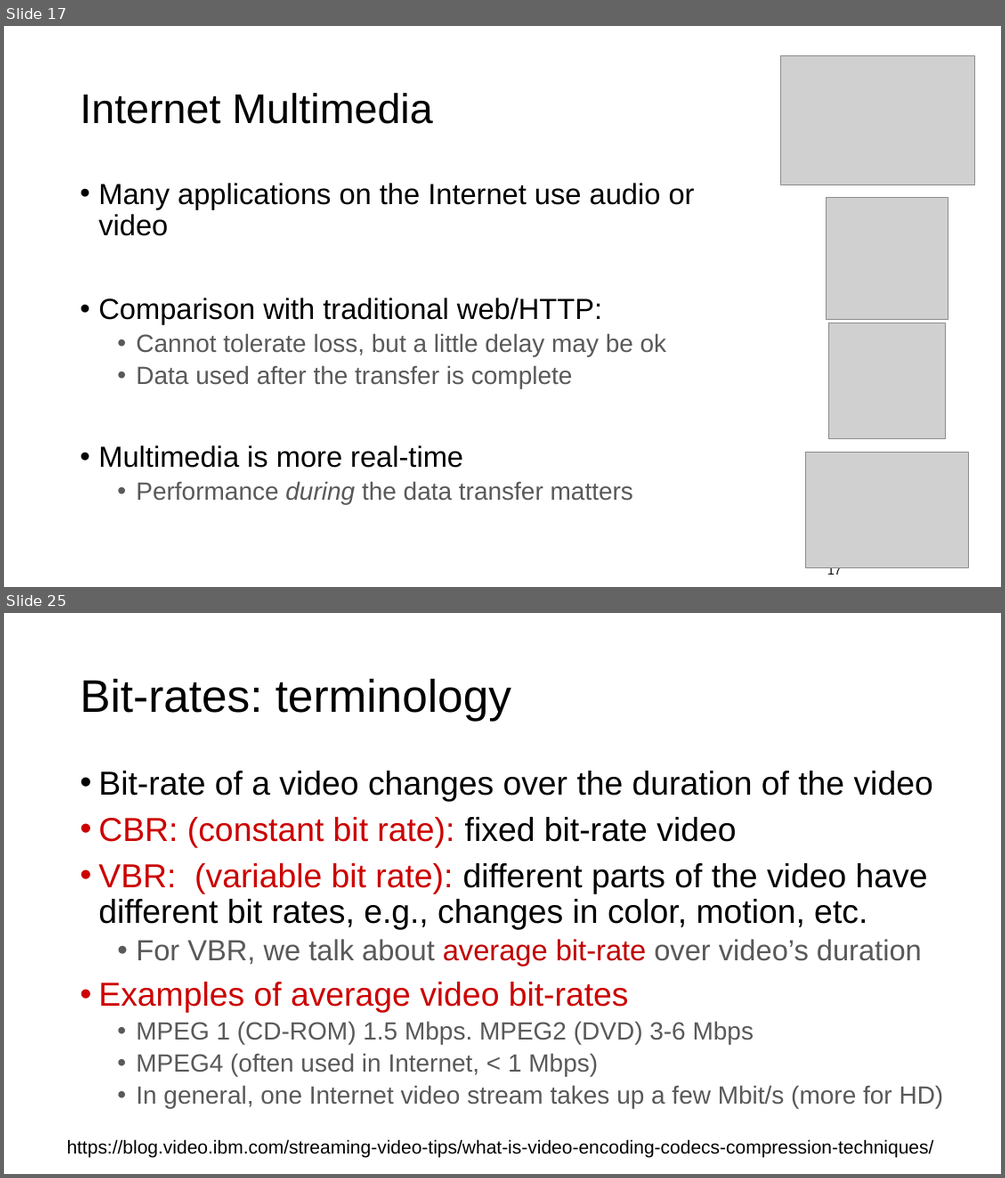
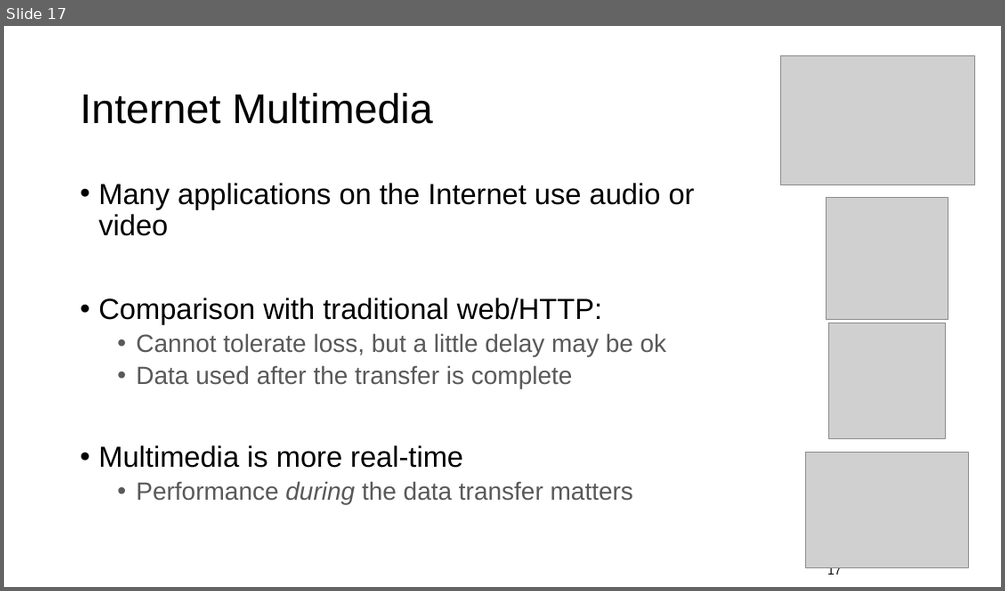
Before and after one commit to ngsrinivas/coursegen, a slide deck: ex/352-F24/staging/352-F24/lectures/08-app-http3-video.pptx. Shown one above the other, each under a label of ours: slides 17 and 25 before the commit, slide 17 after it; the slides between them are not shown. The pictures are 1005x1178 and 1005x591 pixels, drawn with LibreOffice and Linux fonts; fonts in the diff are those of the drawing; grey boxes stand for pictures. Boxes give left, top, right and bottom in pixels: in the first picture for what was removed or moved away, otherwise in the second. Text is boxed around its words. In the diff, an @@ line names an element or a change of style, - is before the commit and + after.

```diff
--- a/ex/352-F24/staging/352-F24/lectures/08-app-http3-video.pptx
+++ b/ex/352-F24/staging/352-F24/lectures/08-app-http3-video.pptx
@@ slide 25 removed at [4, 613, 1001, 1174], background #FFFFFF @@
@@ title removed at [80, 678, 511, 721] @@
-Bit-rates: terminology
@@ text removed at [98, 771, 944, 1109] @@
-• Bit-rate of a video changes over the duration of the video
-• CBR: (constant bit rate): fixed bit-rate video
-• VBR: (variable bit rate): different parts of the video have different bit rates, e.g., changes in color, motion, etc.
-  • For VBR, we talk about average bit-rate over video’s duration
-• Examples of average video bit-rates
-  • MPEG 1 (CD-ROM) 1.5 Mbps. MPEG2 (DVD) 3-6 Mbps
-  • MPEG4 (often used in Internet, < 1 Mbps)
-  • In general, one Internet video stream takes up a few Mbit/s (more for HD)
@@ text removed at [67, 1139, 934, 1158] @@
-https://blog.video.ibm.com/streaming-video-tips/what-is-video-encoding-codecs-compression-techniques/
```
Also in this commit, not shown: 21 other slides removed, 1 other file.
